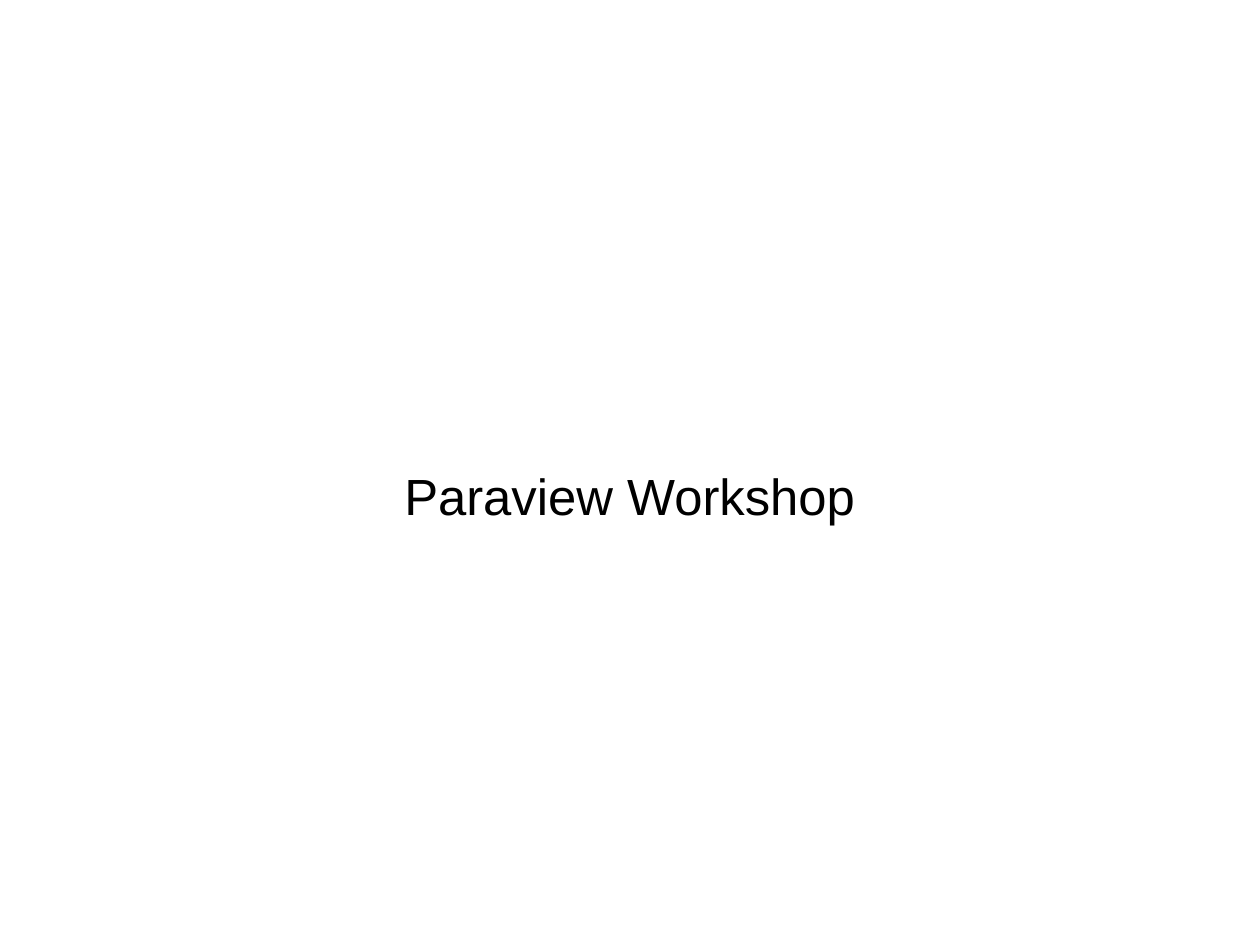
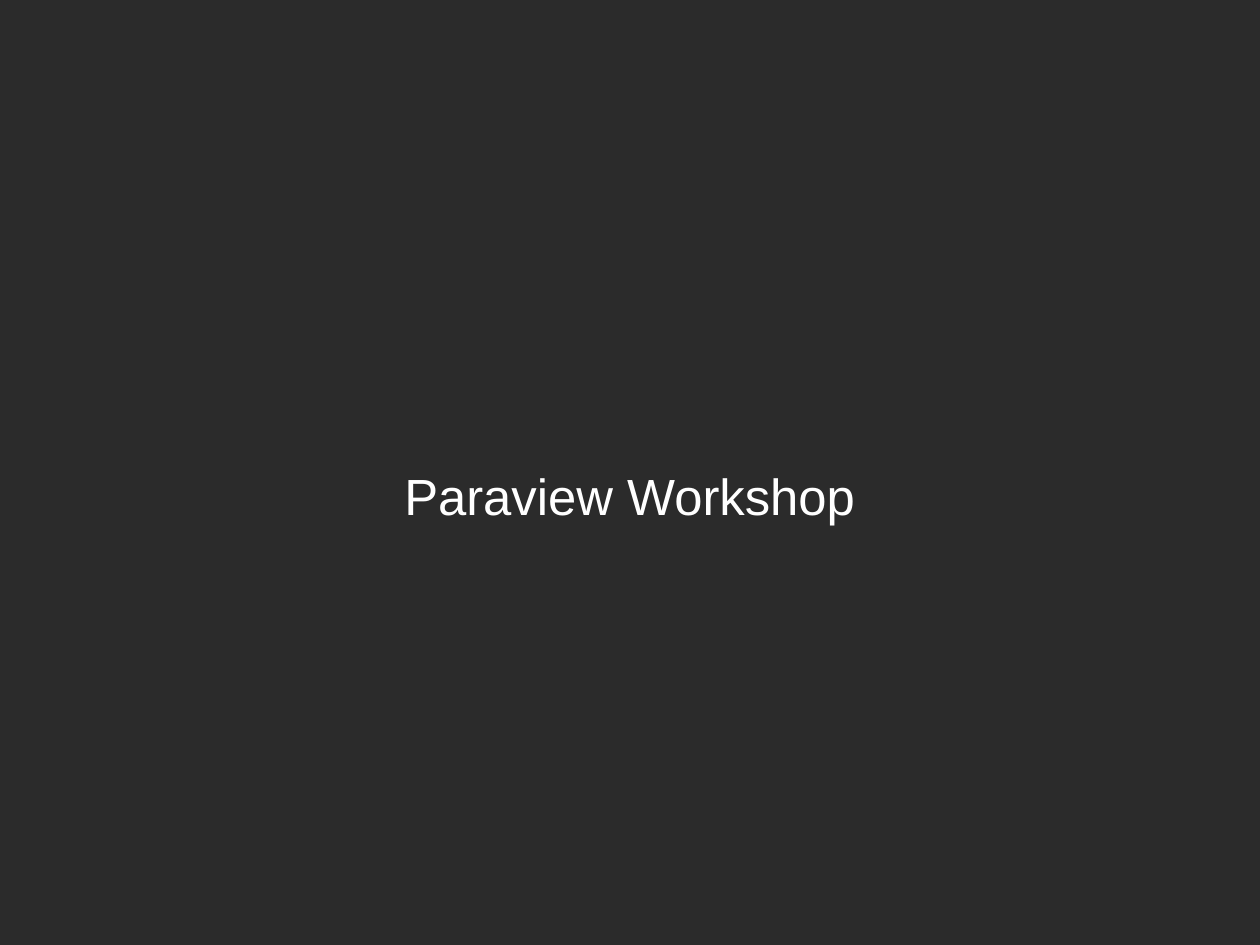
Before and after one commit to ucgmsim/workshops, a slide deck: slide 1 of presentation/slides.odp. Drawn at 1260x945 pixels with LibreOffice and Linux fonts; fonts in the diff are those of the drawing; background and template pictures are left out; a plain dark background stands for a picture behind light text. Boxes give left, top, right and bottom in pixels: in the first picture for what was removed or moved away, otherwise in the second. Text is boxed around its words. In the diff, an @@ line names an element or a change of style, - is before the commit and + after.

```diff
--- a/presentation/slides.odp
+++ b/presentation/slides.odp
@@ background #FFFFFF to picture (left out) @@
@@ subtitle "Paraview Workshop" at [404, 478, 855, 526]: text colour #000000 to #FFFFFF @@
```
Also in this commit, not shown: 14 other slides changed, 2 other files.
